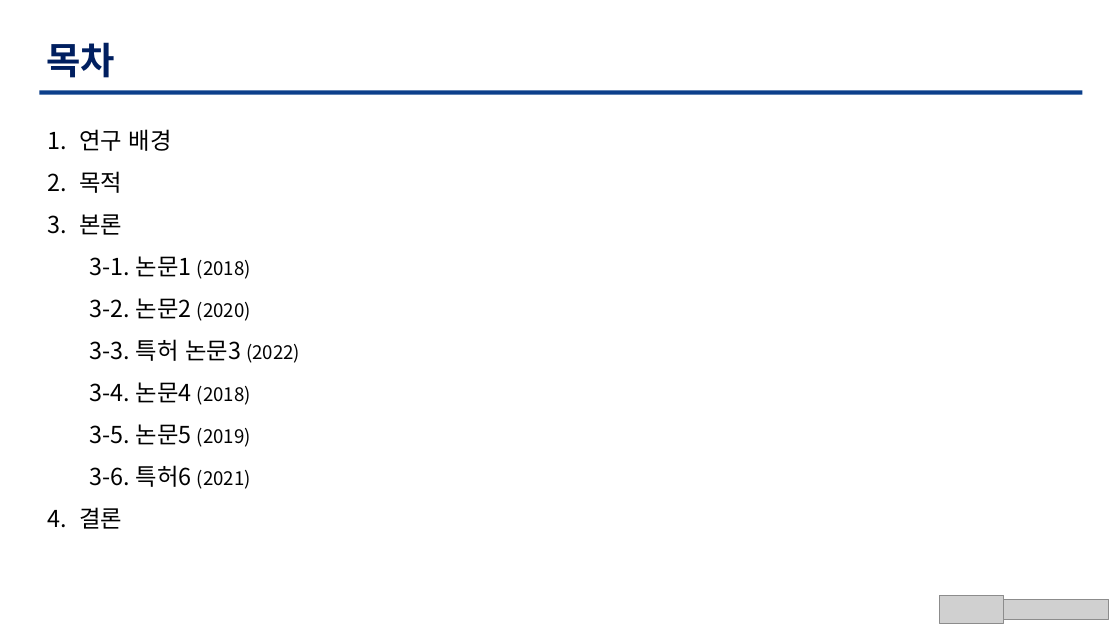
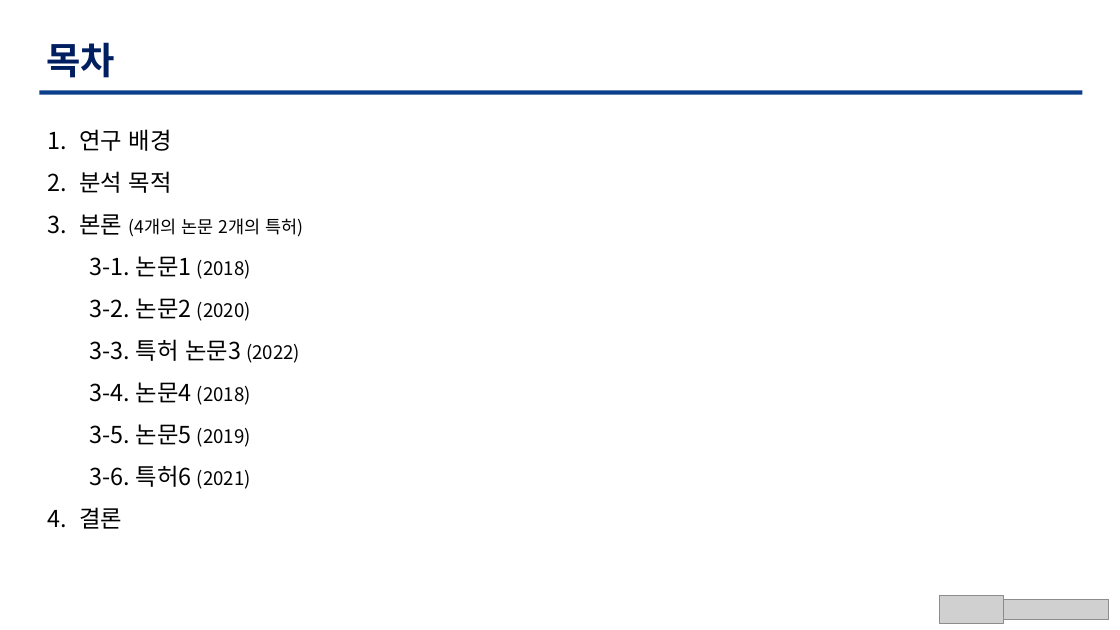
Before and after one commit to TaegyuHan/Solar_radiation_prediction_model, a slide deck: slide 2 of KICS_PT/[KICS] 동향 poster.pptx. Drawn at 1120x630 pixels with LibreOffice and Linux fonts; fonts in the diff are those of the drawing; grey boxes stand for pictures. Boxes give left, top, right and bottom in pixels: in the first picture for what was removed or moved away, otherwise in the second. Text is boxed around its words. In the diff, an @@ line names an element or a change of style, - is before the commit and + after.

```diff
--- a/KICS_PT/[KICS] 동향 poster.pptx
+++ b/KICS_PT/[KICS] 동향 poster.pptx
@@ text at <box>79,171,303,237</box>: text changed; size 20 to 15 pt @@
-2. 목적
-3. 본론
+2. 분석 목적
+3. 본론 (4개의 논문 2개의 특허)
```
Also in this commit, not shown: 9 other slides changed, 1 other file.
